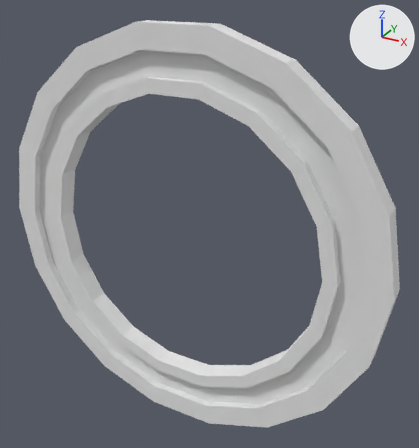
The OBJ model src/assets/jsg/models/tesr/movie/gate.obj: old version first, new version second.
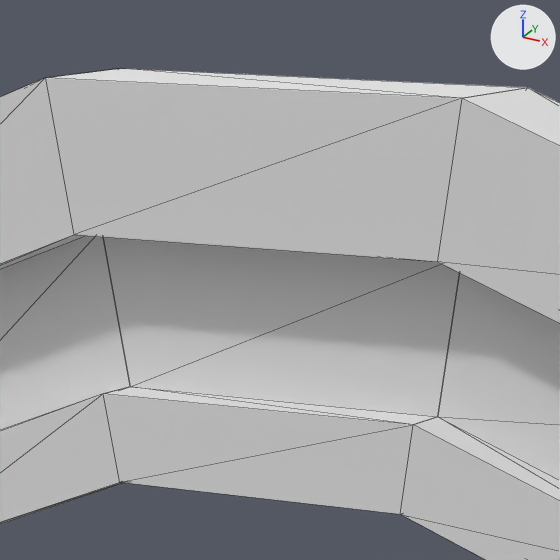
Old and new are each drawn whole from a camera (50 mm lens) standing at (6.75, -10.87, 6.09) and looking at (0.52, 0.45, 0.42) and again close up on the part from 30% to 54% of the width and 2% to 24% of the height. Arrows for +X, +Y and +Z are at upper right; the lights stay in place. The last two pictures show the newer version. The close-ups show mesh edges as thin lines. Where no turn or scale is listed for an object, it has been applied to the vertices.

Names of what the first close-up shows: 'main chevron', 'ring 1', 'ring 9'.
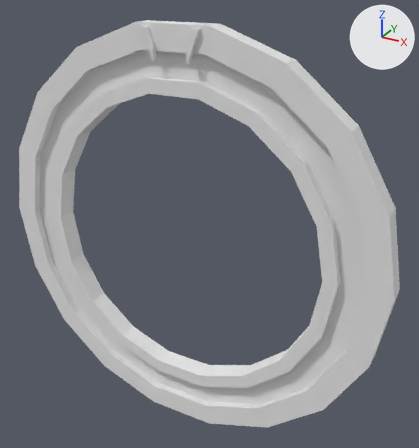
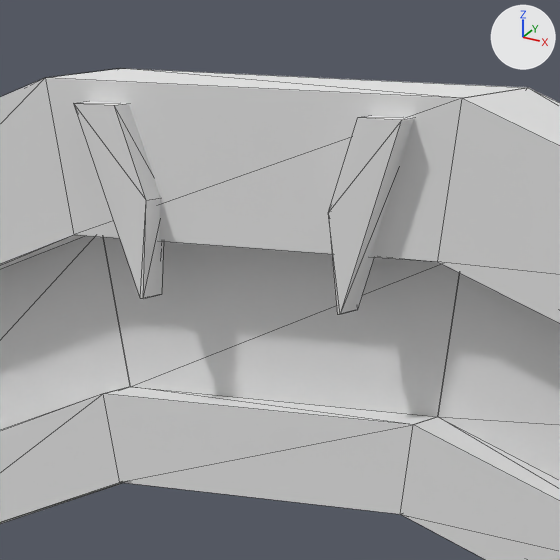
Location of each change, [x1, y1, x2, y2] in pixels of the close-ups (560 x 560 px):
```json
{"object": "right_pointer", "change": "added", "after": [329, 116, 414, 315]}
{"object": "leftr_pointer", "change": "added", "after": [74, 101, 164, 299]}
```

The change, as JSON lines over the scene's bpy script:
```json
{"op": "add", "block": "me_right_pointer", "code": ["me_right_pointer = bpy.data.meshes.new('right_pointer')", "me_right_pointer.from_pydata([(0.436, -0.213, 4.3), (0.423, -0.213, 4.3), (0.392, -0.213, 4.657), (0.436, -0.338, 4.3), (0.7, -0.213, 4.988), (0.7, -0.338, 4.988), (0.392, -0.338, 4.657), (0.519, -0.213, 4.988), (0.423, -0.338, 4.3), (0.519, -0.338, 4.988)], [], [(0, 1, 2), (3, 4, 5), (5, 6, 3), (6, 7, 2), (0, 8, 1), (6, 1, 8), (4, 9, 5), (7, 4, 2), (4, 0, 2), (3, 0, 4), (9, 6, 5), (6, 8, 3), (6, 9, 7), (0, 3, 8), (6, 2, 1), (4, 7, 9)])", "me_right_pointer.materials.append(mat_m_3326e610_1839_8a8f_4c19_b835e2dcf0dc)  # white #e7e7e7"]}
{"op": "add", "block": "me_leftr_pointer", "code": ["me_leftr_pointer = bpy.data.meshes.new('leftr_pointer')", "me_leftr_pointer.from_pydata([(-0.436, -0.344, 4.3), (-0.423, -0.344, 4.3), (-0.392, -0.344, 4.657), (-0.436, -0.219, 4.3), (-0.7, -0.344, 4.988), (-0.7, -0.219, 4.988), (-0.392, -0.219, 4.657), (-0.519, -0.344, 4.988), (-0.423, -0.219, 4.3), (-0.519, -0.219, 4.988)], [], [(0, 1, 2), (3, 4, 5), (5, 6, 3), (6, 7, 2), (0, 8, 1), (6, 1, 8), (4, 9, 5), (7, 4, 2), (4, 0, 2), (3, 0, 4), (9, 6, 5), (6, 8, 3), (6, 9, 7), (0, 3, 8), (6, 2, 1), (4, 7, 9)])", "me_leftr_pointer.materials.append(mat_m_3326e610_1839_8a8f_4c19_b835e2dcf0dc)  # white #e7e7e7"]}
{"op": "add", "block": "ob_right_pointer", "code": ["ob_right_pointer = bpy.data.objects.new('right_pointer', me_right_pointer)", "ob_right_pointer.location = (0.0, 0.0, 0.0)"]}
{"op": "add", "block": "ob_leftr_pointer", "code": ["ob_leftr_pointer = bpy.data.objects.new('leftr_pointer', me_leftr_pointer)", "ob_leftr_pointer.location = (0.0, 0.0, 0.0)"]}
```
